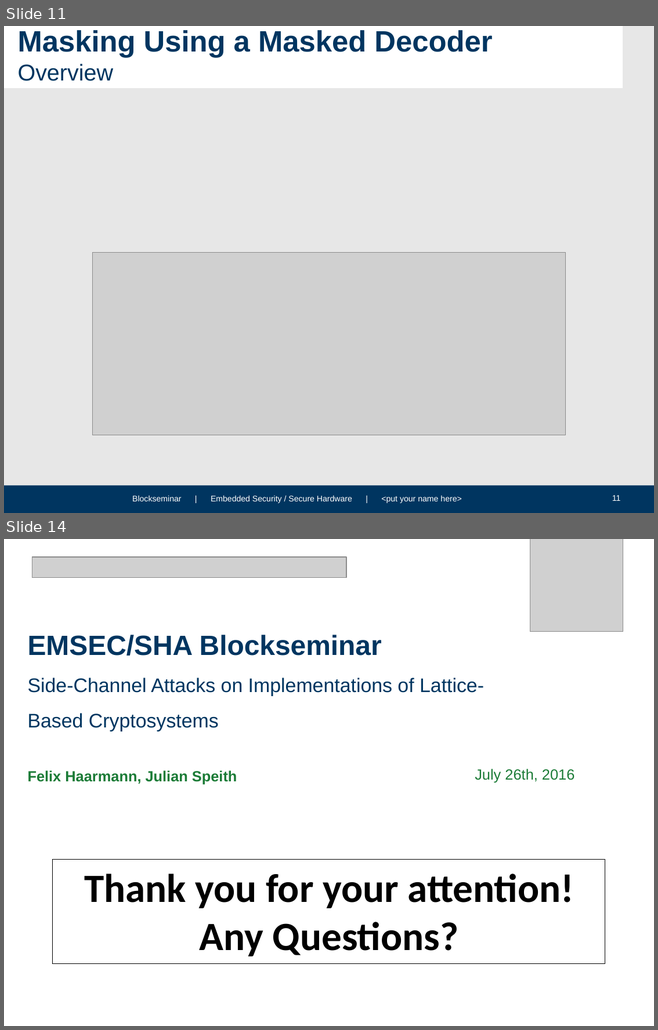
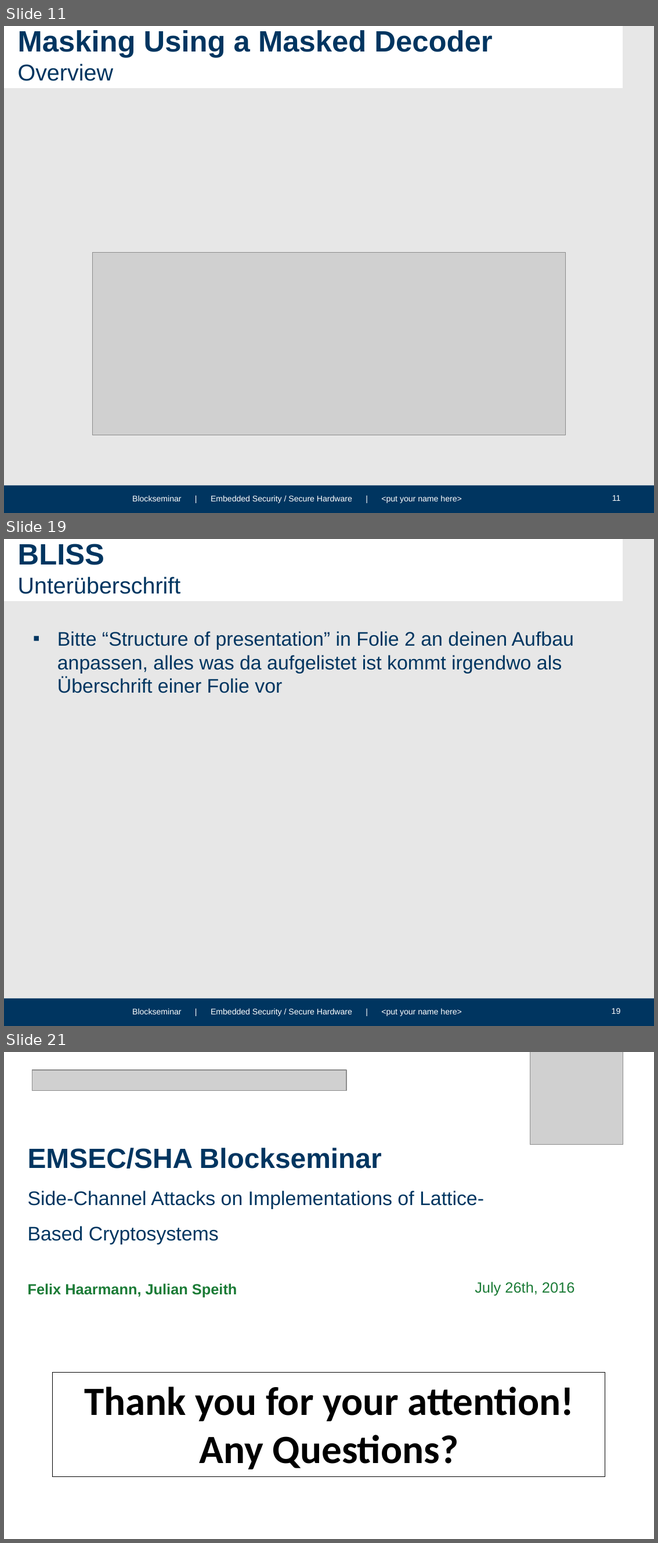
Before and after one commit to HFelixA/emsecseminar, a slide deck: presentation/EMSEC_Blockseminar_Template_Corporate_WS1314.pptx. Shown one above the other, each under a label of ours: slides 11 and 14 before the commit, slides 11, 19 and 21 after it; the slides between them are not shown. The pictures are 658x1030 and 658x1543 pixels, drawn with LibreOffice and Linux fonts; fonts in the diff are those of the drawing; grey boxes stand for pictures; background and template pictures are left out. Boxes give left, top, right and bottom in pixels: in the first picture for what was removed or moved away, otherwise in the second. Text is boxed around its words. In the diff, an @@ line names an element or a change of style, - is before the commit and + after.

```diff
--- a/presentation/EMSEC_Blockseminar_Template_Corporate_WS1314.pptx
+++ b/presentation/EMSEC_Blockseminar_Template_Corporate_WS1314.pptx
@@ slide 19 added at [4,539,654,1026], background #E7E7E7; not listed: 4 template elements that a slide beside it also shows @@
@@ title added at [18,544,181,594], 28 pt, text #003560 @@
+BLISS
+Unterüberschrift
@@ text added at [57,631,574,693], 24 pt, text #003560 @@
+▪ Bitte “Structure of presentation” in Folie 2 an deinen Aufbau anpassen, alles was da aufgelistet ist kommt irgendwo als Überschrift einer Folie vor
@@ what was slide 14 is now slide 21 @@
```
Also in this commit, not shown: 3 slides changed, 6 other slides added.
